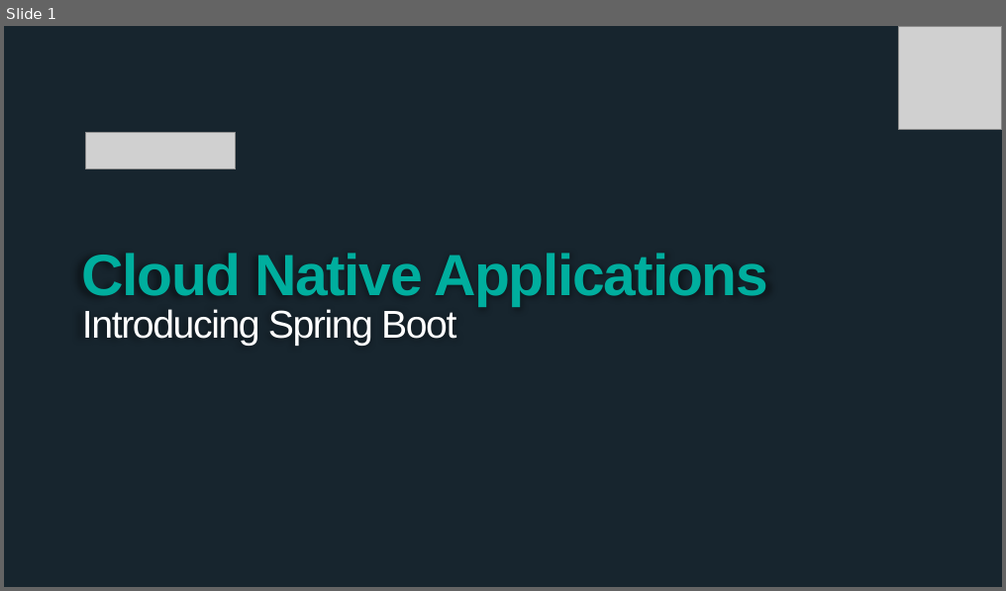
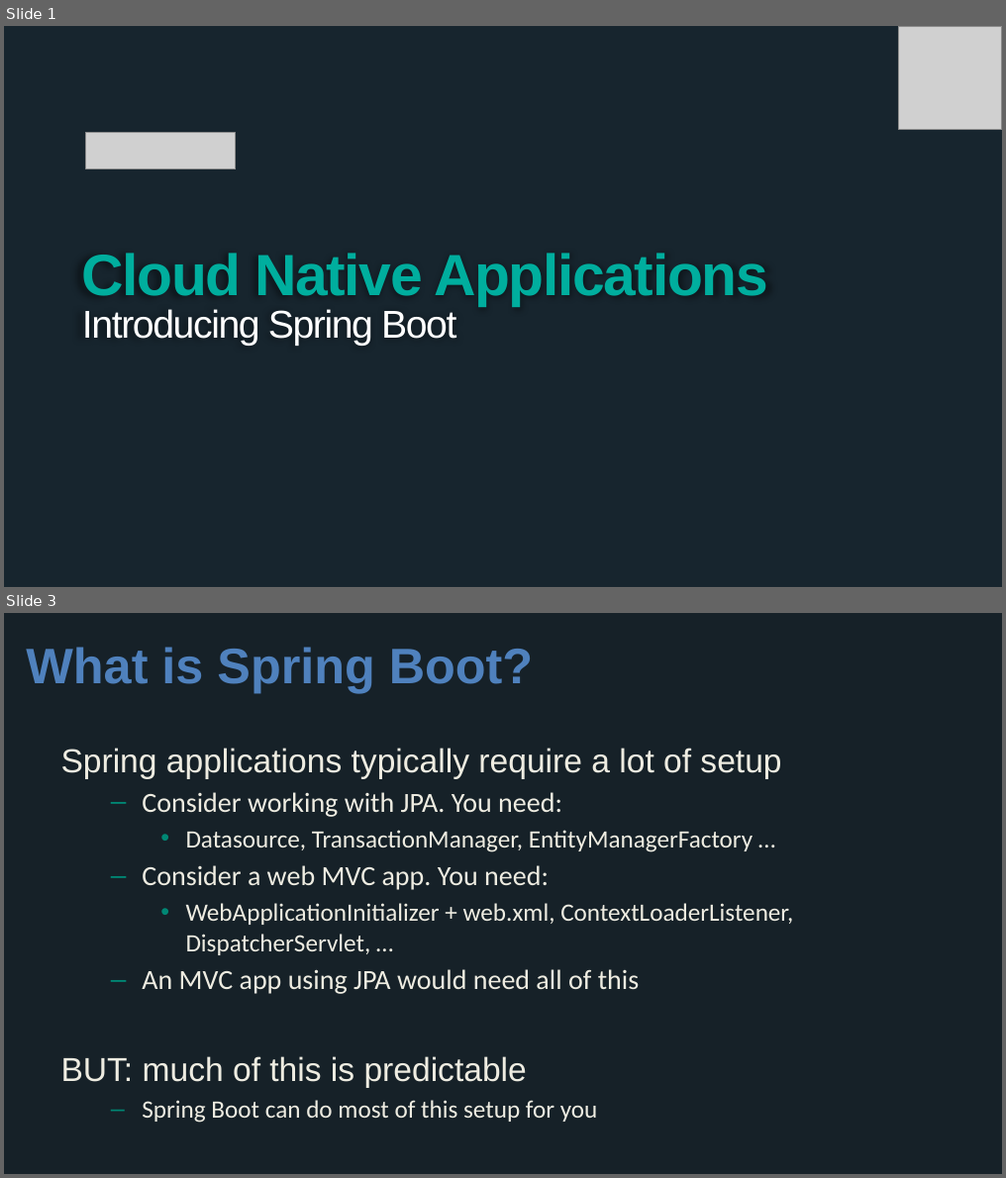
Before and after one commit to wxlund/CN-Workshop-Boeing, a slide deck: presentations/Session_2_Intro_Boot.pptx. Shown one above the other, each under a label of ours: slide 1 before the commit, slides 1 and 3 after it; the slides between them are not shown. The pictures are 1006x591 and 1006x1178 pixels, drawn with LibreOffice and Linux fonts; fonts in the diff are those of the drawing; grey boxes stand for pictures; background and template pictures are left out. Boxes give left, top, right and bottom in pixels: in the first picture for what was removed or moved away, otherwise in the second. Text is boxed around its words. In the diff, an @@ line names an element or a change of style, - is before the commit and + after.

```diff
--- a/presentations/Session_2_Intro_Boot.pptx
+++ b/presentations/Session_2_Intro_Boot.pptx
@@ slide 3 added at [4,613,1002,1174], background #162128 @@
@@ title added at [26,647,533,693], 36 pt, text #4F81BD, bold @@
+What is Spring Boot?
@@ text added at [61,748,793,1123], 18 pt, text #EEECE1 @@
+Spring applications typically require a lot of setup
+  – Consider working with JPA. You need:
+    • Datasource, TransactionManager, EntityManagerFactory …
+  – Consider a web MVC app. You need:
+    • WebApplicationInitializer + web.xml, ContextLoaderListener, DispatcherServlet, …
+  – An MVC app using JPA would need all of this
+BUT: much of this is predictable
+  – Spring Boot can do most of this setup for you
```
Also in this commit, not shown: 19 other slides added, 1 slide removed.
